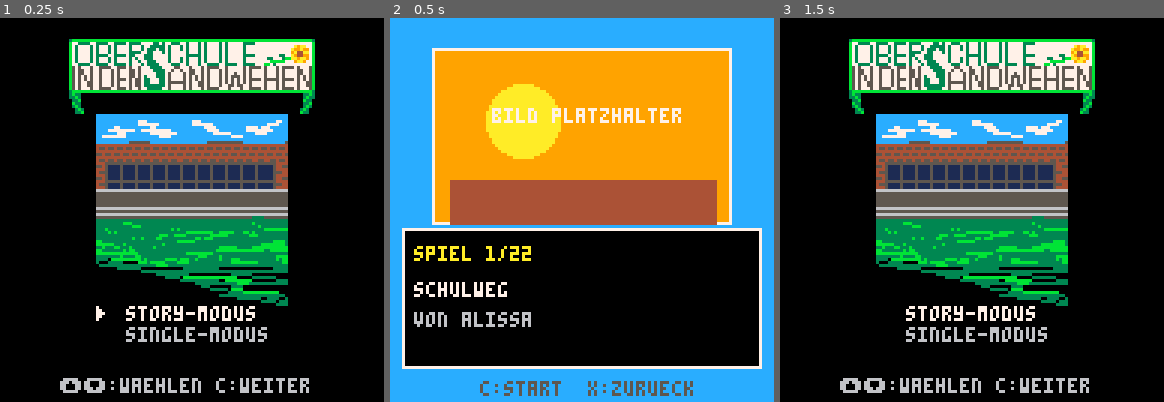
Above: before the commit, frames 1-3 (left to right).
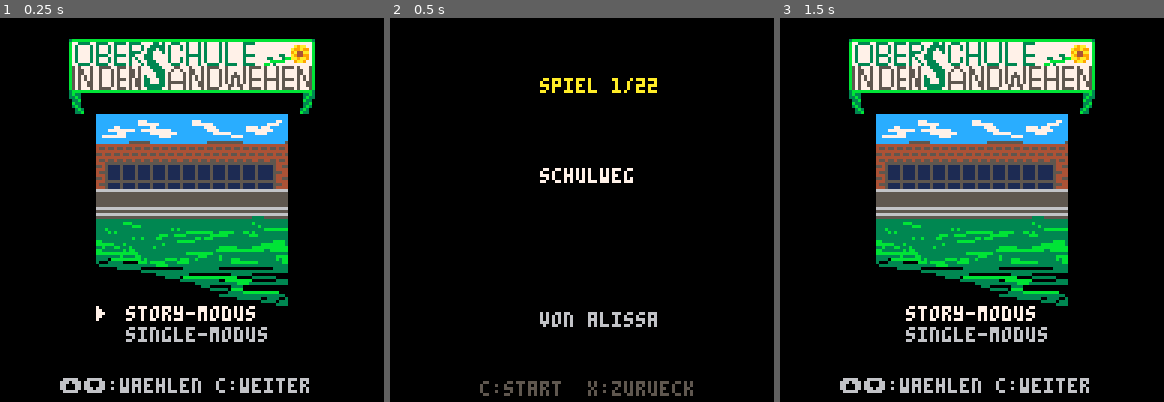
Above: after the commit, the same moments.

Repository: fpiesik/sursa_25-26
Game: PICO-8 cartridge sursa.p8
The game is run twice, just before and just after one commit, with the same random seed, the same clock (stepped at 60 frames per second) and the same inputs.
Inputs:
- Up to frame 1 (0.25 s): no input
- Up to frame 2 (0.5 s): tap X (X key) at 0.33 s
- Up to frame 3 (1.5 s): tap O (Z key) at 0.7 s; tap X (X key) at 1.07 s

Frame 1 is identical in both runs. In frame 2, 69% of the frame differs, in the area x 0-100%, y 0-100%; in frame 3, nothing differs.

Commit message:
Update sursa.p8

Diff:
--- a/sursa.p8
+++ b/sursa.p8
@@ -228,24 +228,24 @@
 function draw_intro()
  local li=story_order[story_pos]
  local level=levels[li]
- cls(12)
+ cls(0)
  draw_story_picture(li)
- rectfill(4,70,123,116,0)
- rect(4,70,123,116,7)
- print("spiel "..story_pos.."/"..#story_order,8,76,10)
- print(level[2],8,88,7)
- print("von "..level[3],8,98,6)
+ --rectfill(4,70,123,116,0)
+ --rect(4,70,123,116,7)
+ print("spiel "..story_pos.."/"..#story_order,50,20,10)
+ print(level[2],50,50,7)
+ print("von "..level[3],50,98,6)
  print("c:start  x:zurueck",30,121,5)
 end
 
 function draw_story_picture(i)
  -- placeholder: later replace with
  -- spr()/map() calls per level.
- rectfill(14,10,113,68,9)
- rect(14,10,113,68,7)
- circfill(34+i%6*10,34,12,10)
- rectfill(20,54,108,68,4)
- print("bild platzhalter",34,30,7)
+ --rectfill(14,10,113,68,9)
+ --rect(14,10,113,68,7)
+ --circfill(34+i%6*10,34,12,10)
+ --rectfill(20,54,108,68,4)
+ --print("bild platzhalter",34,30,7)
 end
 
 function draw_graduation()
